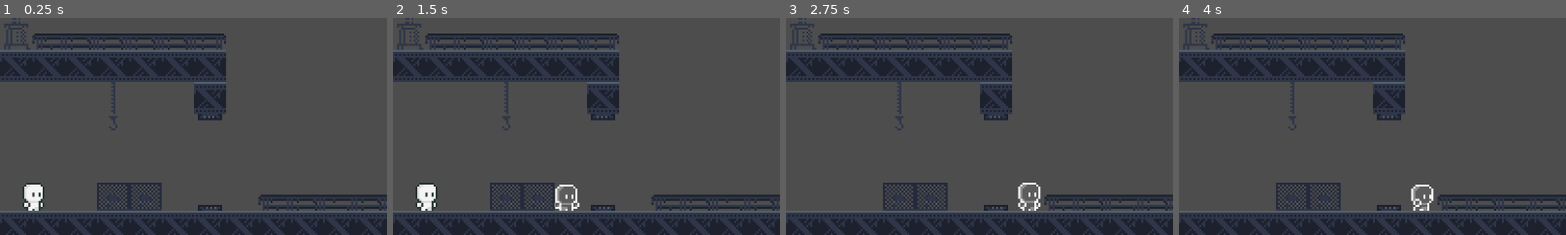
Above: before the commit, frames 1-4 (left to right).
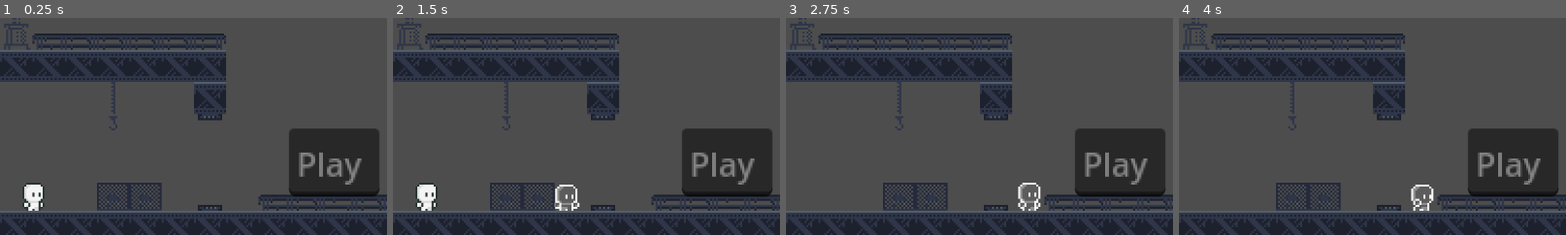
Above: after the commit, the same moments.

Repository: IceWolffy/Fire-Ice
Game: Godot game, scene res://Scenes/level_1.tscn
Same seed, same stepped clock (60 frames per second), same inputs: the game is played once before the commit and once after it. Before the commit the project starts from res://Scenes/game.tscn. The engine's default icon, where the game draws it, is replaced by a stand-in: a white triangle on a blue panel in a dark square.
Inputs:
- Up to frame 1 (0.25 s): no input
- Up to frame 2 (1.5 s): hold Right (move_right) from 0.53 s (still down); tap W (jump-a) at 0.77 s
- Up to frame 3 (2.75 s): tap W (jump-a) at 1.52 s; release Right (move_right) at 2.03 s; hold A (left) from 2.03 s (still down)
- Up to frame 4 (4 s): release A (left) at 2.78 s; hold Right (move_right) from 2.78 s (still down); tap W (jump-a) at 3.02, 3.77 s
The pictures show only the part of the screen within x 17-67%, y 50-100%; the shares and areas given below are measured in that part.

The runs differ from the first frame. In frame 1, 6.8% of the frame differs, in the area x 74-98%, y 50-83%; in frame 2, 6.8%; in frame 3, 6.8%; in frame 4, 6.8%.

Commit message:
huiovaia mecanica de teleport la alt lvl

Diff:
--- /dev/null
+++ b/Game_manager.gd
@@ -0,0 +1,4 @@
+extends Node
+
+func start_game():
+	SceneManager.transition_to_scene("Menu")
--- /dev/null
+++ b/LevelMechanics/teleport_level.gd
@@ -0,0 +1,13 @@
+extends Node2D
+
+@onready var next_scene : String
+# Called when the node enters the scene tree for the first time.
+
+
+func _on_area_2d_body_entered(body):
+	if body.is_in_group("Player"):
+		var player = body as CharacterBody2D
+		player.queue_free()
+
+	await get_tree().create_timer(1.0).timeout
+	SceneManager.transition_to_scene(next_scene)
--- /dev/null
+++ b/LevelMechanics/teleport_level.tscn
@@ -0,0 +1,26 @@
+[gd_scene load_steps=4 format=3 uid="uid://d2kcpgl1nhun"]
+
+[ext_resource type="Script" path="res://LevelMechanics/teleport_level.gd" id="1_woyk3"]
+[ext_resource type="Texture2D" uid="uid://bhh0em3slqv6l" path="res://icon.svg" id="2_firti"]
+
+[sub_resource type="RectangleShape2D" id="RectangleShape2D_sbh10"]
+size = Vector2(30, 22)
+
+[node name="TeleportLevel" type="Node2D"]
+script = ExtResource("1_woyk3")
+
+[node name="Sprite2D" type="Sprite2D" parent="."]
+position = Vector2(1.5, -3.5)
+scale = Vector2(0.367188, 0.335938)
+texture = ExtResource("2_firti")
+
+[node name="Area2D" type="Area2D" parent="."]
+disable_mode = 1
+collision_layer = 4
+collision_mask = 2
+
+[node name="CollisionShape2D" type="CollisionShape2D" parent="Area2D"]
+position = Vector2(1, 0)
+shape = SubResource("RectangleShape2D_sbh10")
+
+[connection signal="body_entered" from="Area2D" to="." method="_on_area_2d_body_entered"]
--- a/Players/player_dark.tscn
+++ b/Players/player_dark.tscn
@@ -153,9 +153,13 @@
 }]
 
 [node name="PlayerDark" type="CharacterBody2D"]
+collision_layer = 2
+collision_mask = 3
 script = ExtResource("1_adgn5")
 
 [node name="CollisionShape2D" type="CollisionShape2D" parent="."]
+light_mask = 0
+visibility_layer = 0
 position = Vector2(0.5, 1.5)
 shape = SubResource("RectangleShape2D_syseo")
 
--- a/Players/player_white.tscn
+++ b/Players/player_white.tscn
@@ -153,9 +153,13 @@
 }]
 
 [node name="PlayerWhite" type="CharacterBody2D"]
+collision_layer = 2
+collision_mask = 3
 script = ExtResource("1_ty3dp")
 
 [node name="CollisionShape2D" type="CollisionShape2D" parent="."]
+light_mask = 0
+visibility_layer = 0
 position = Vector2(0.5, 1.5)
 shape = SubResource("RectangleShape2D_thtt2")
 
--- /dev/null
+++ b/Scenes/SceneManager.gd
@@ -0,0 +1,15 @@
+extends Node
+
+
+var scenes : Dictionary = {"Menu" : "res://Scenes/level_1.tscn",
+						"Level1" : "res://Scenes/level_2.tscn"}
+
+func transition_to_scene(level : String):
+	print("Transition requested for level: " + level)
+	if scenes.has(level):
+		var scene_path : String = scenes[level]
+		print("Scene path found: " + scene_path)
+		await get_tree().create_timer(1.0).timeout
+		get_tree().change_scene(scene_path)
+	else:
+		print("Error: Scene not found for level: " + level)
--- a/Scenes/game.tscn
+++ b/Scenes/level_1.tscn
@@ -1,11 +1,12 @@
-[gd_scene load_steps=6 format=3 uid="uid://kjpsphrvl4lv"]
+[gd_scene load_steps=7 format=3 uid="uid://kjpsphrvl4lv"]
 
-[ext_resource type="PackedScene" uid="uid://kcvdf6fm201q" path="res://Players/player_dark.tscn" id="1_r8cxm"]
-[ext_resource type="PackedScene" uid="uid://b2a67atgnxd2w" path="res://Players/player_white.tscn" id="2_edkfb"]
-[ext_resource type="Texture2D" uid="uid://bh4s2bt1pltun" path="res://textures/industrial.v2.png" id="3_vkvsa"]
+[ext_resource type="PackedScene" uid="uid://kcvdf6fm201q" path="res://Players/player_dark.tscn" id="1_daf5d"]
+[ext_resource type="PackedScene" uid="uid://b2a67atgnxd2w" path="res://Players/player_white.tscn" id="2_p5qea"]
+[ext_resource type="Texture2D" uid="uid://bh4s2bt1pltun" path="res://textures/industrial.v2.png" id="3_mir52"]
+[ext_resource type="PackedScene" uid="uid://d2kcpgl1nhun" path="res://LevelMechanics/teleport_level.tscn" id="4_rwynf"]
 
 [sub_resource type="TileSetAtlasSource" id="TileSetAtlasSource_o0j3p"]
-texture = ExtResource("3_vkvsa")
+texture = ExtResource("3_mir52")
 0:0/0 = 0
 0:0/0/physics_layer_0/linear_velocity = Vector2(0, 0)
 0:0/0/physics_layer_0/angular_velocity = 0.0
@@ -1281,3 +1282,33 @@
 tile_set = SubResource("TileSet_vs781")
 format = 2
 layer_0/tile_data = PackedInt32Array(458740, 851968, 0, 458741, 851968, 0, 458742, 851968, 0, 458743, 851968, 0, 458744 …(3067 unchanged characters)…
+
+[node name="TextEdit" type="TextEdit" parent="."]
+anchors_preset = 8
+anchor_left = 0.5
+anchor_top = 0.5
+anchor_right = 0.5
+anchor_bottom = 0.5
+offset_left = 15.0
+offset_top = 55.0
+offset_right = 60.0
+offset_bottom = 89.0
+grow_horizontal = 2
+grow_vertical = 2
+text = "Play"
+editable = false
+context_menu_enabled = false
+shortcut_keys_enabled = false
+selecting_enabled = false
+deselect_on_focus_loss_enabled = false
+drag_and_drop_selection_enabled = false
+virtual_keyboard_enabled = false
+middle_mouse_paste_enabled = false
+scroll_past_end_of_file = true
+caret_move_on_right_click = false
+caret_multiple = false
+
+[node name="TeleportLevel" parent="." instance=ExtResource("4_rwynf")]
+light_mask = 0
+visibility_layer = 0
+position = Vector2(14, 77)
--- /dev/null
+++ b/Scenes/level_2.tscn
@@ -0,0 +1,3 @@
+[gd_scene format=3 uid="uid://ylyp2gg3kl0x"]
+
+[node name="Level 2" type="Node2D"]
--- a/project.godot
+++ b/project.godot
@@ -11,9 +11,14 @@
 [application]
 
 config/name="FireAndIce"
-run/main_scene="res://Scenes/game.tscn"
+run/main_scene="res://Scenes/level_1.tscn"
 config/features=PackedStringArray("4.2", "Forward Plus")
 config/icon="res://icon.svg"
+
+[autoload]
+
+SceneManager="*res://Scenes/SceneManager.gd"
+GameManager="*res://Game_manager.gd"
 
 [input]
 
@@ -48,6 +53,11 @@
 ]
 }
 
+[layer_names]
+
+2d_physics/layer_2="Player"
+2d_physics/layer_3="Teleport"
+
 [rendering]
 
 textures/canvas_textures/default_texture_filter=0
Not shown: 1 places in Scenes/level_1.tscn that only renumber resources
